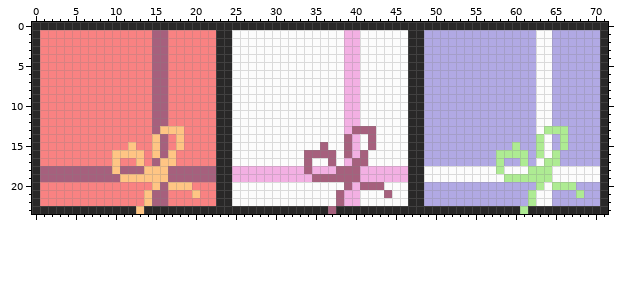
Two states of a sprite sheet, assets/art/Presents/2x2Present.png. Above, as it was before the edit.
The file is 72x24 pixels.
The same view after the edit:
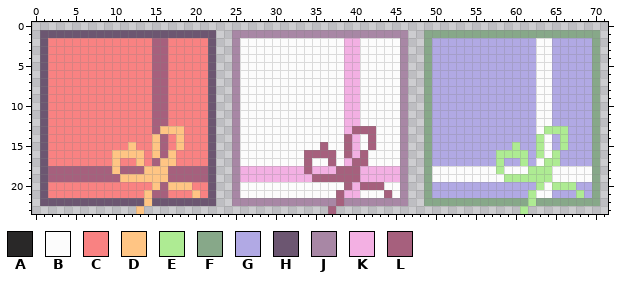
Palette (. is transparent): A #292828  B #fcfcfc  C #f98282  D #ffc584  E #aeeb93  F #87a889  G #b1a9e4  H #6c5671  J #a887a5  K #f3b0e3  L #a6607d
The exact change:
Changed rows in their new state; - is an unchanged pixel.
first column x 0:
 0 ........................................................................
 1 .HHHHHHHHHHHHHHHHHHHHHH..JJJJJJJJJJJJJJJJJJJJJJ..FFFFFFFFFFFFFFFFFFFFFF.
 2 .H--------------------H..J--------------------J..F--------------------F.
 3 .H--------------------H..J--------------------J..F--------------------F.
 4 .H--------------------H..J--------------------J..F--------------------F.
 5 .H--------------------H..J--------------------J..F--------------------F.
 6 .H--------------------H..J--------------------J..F--------------------F.
 7 .H--------------------H..J--------------------J..F--------------------F.
 8 .H--------------------H..J--------------------J..F--------------------F.
 9 .H--------------------H..J--------------------J..F--------------------F.
10 .H--------------------H..J--------------------J..F--------------------F.
11 .H--------------------H..J--------------------J..F--------------------F.
12 .H--------------------H..J--------------------J..F--------------------F.
13 .H--------------------H..J--------------------J..F--------------------F.
14 .H--------------------H..J--------------------J..F--------------------F.
15 .H--------------------H..J--------------------J..F--------------------F.
16 .H--------------------H..J--------------------J..F--------------------F.
17 .H--------------------H..J--------------------J..F--------------------F.
18 .H--------------------H..J--------------------J..F--------------------F.
19 .H--------------------H..J--------------------J..F--------------------F.
20 .H--------------------H..J--------------------J..F--------------------F.
21 .H--------------------H..J--------------------J..F--------------------F.
22 .HHHHHHHHHHHHH-HHHHHHHH..JJJJJJJJJJJJJ-JJJJJJJJ..FFFFFFFFFFFFF-FFFFFFFF.
23 .............-.......................-.......................-..........
